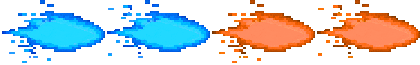
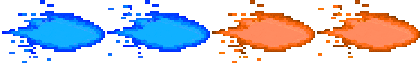
The second 420x65 image is a revision of the first. Changes to its layers:
pixels changed over [left=2, top=0, right=210, bottom=63] (layer not identified)
